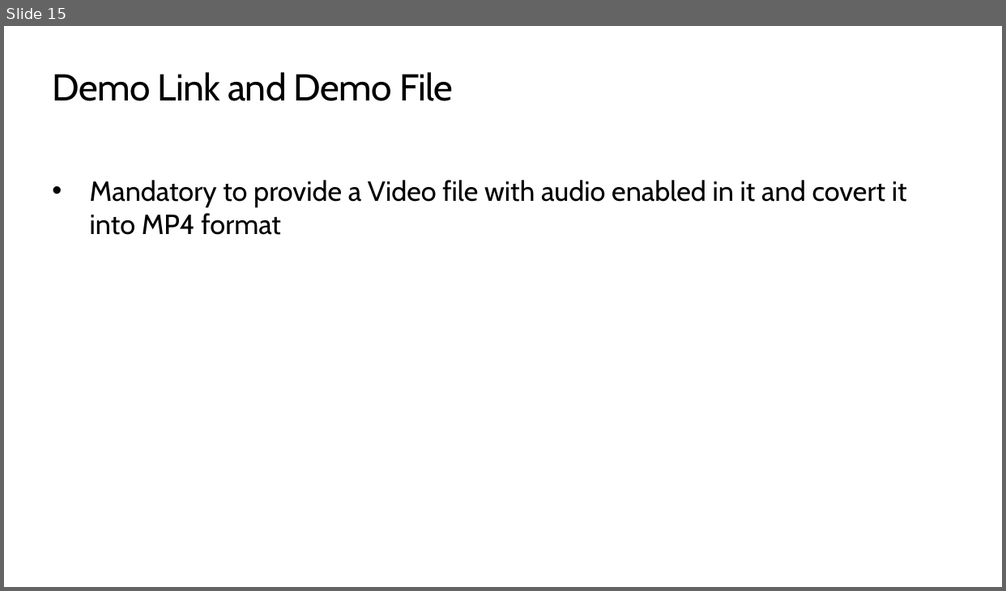
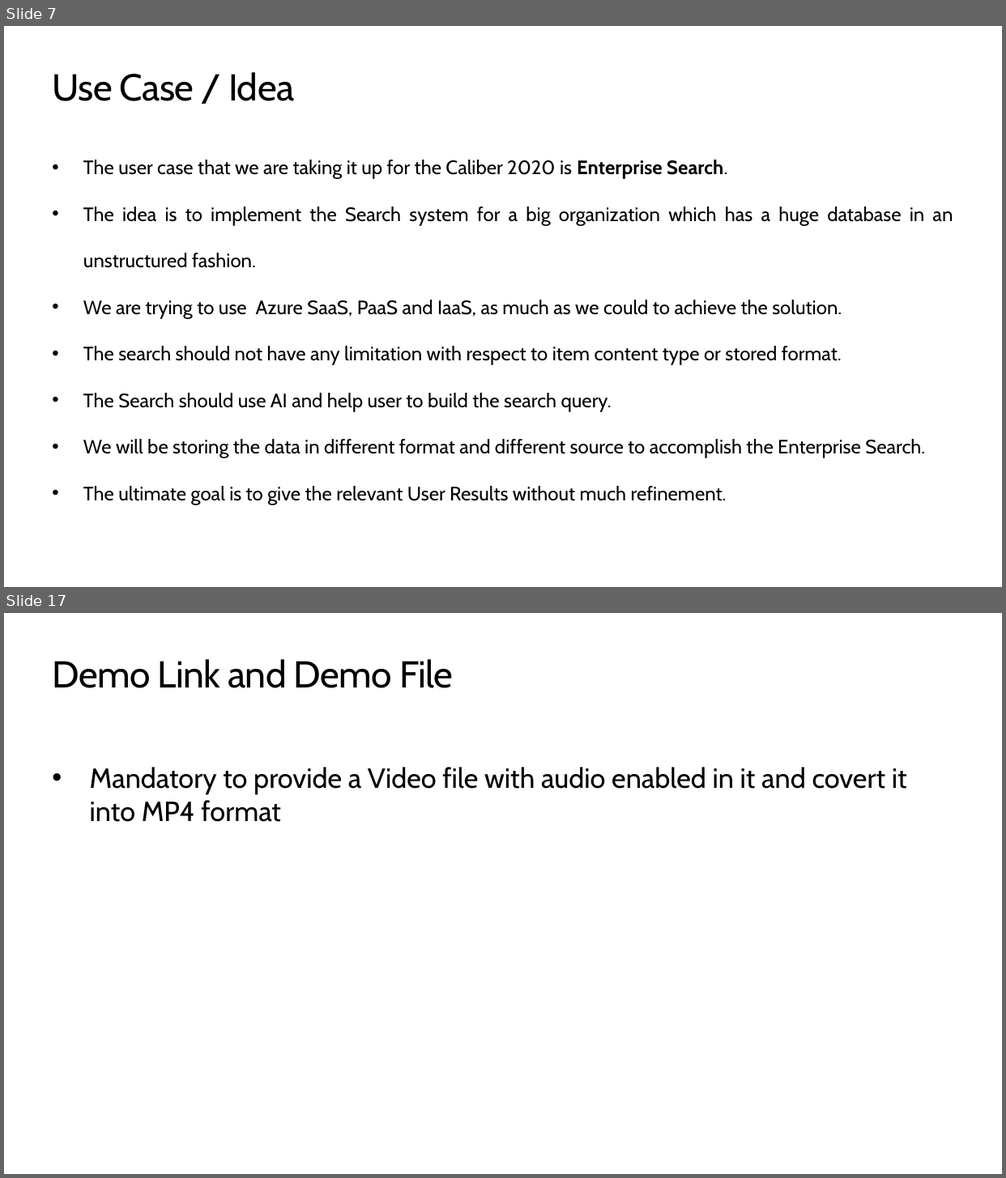
Before and after one commit to SABARISHV06/CaliberSearchService, a slide deck: Team Name_Caliber Presentation -Caliber 2020 Hack the Cloud finale presentation.pptx. Shown one above the other, each under a label of ours: slide 15 before the commit, slides 7 and 17 after it; the slides between them are not shown. The pictures are 1006x591 and 1006x1178 pixels, drawn with LibreOffice and Linux fonts; fonts in the diff are those of the drawing. Boxes give left, top, right and bottom in pixels: in the first picture for what was removed or moved away, otherwise in the second. Text is boxed around its words. In the diff, an @@ line names an element or a change of style, - is before the commit and + after.

```diff
--- a/Team Name_Caliber Presentation -Caliber 2020 Hack the Cloud finale presentation.pptx
+++ b/Team Name_Caliber Presentation -Caliber 2020 Hack the Cloud finale presentation.pptx
@@ slide 7 added at <box>4,26,1002,587</box>, background #FFFFFF @@
@@ title added at <box>52,72,294,101</box>, 27 pt, text #000000 @@
+Use Case / Idea
@@ text added at <box>83,160,953,506</box>, 14 pt, text #000000 @@
+• The user case that we are taking it up for the Caliber 2020 is Enterprise Search.
+• The idea is to implement the Search system for a big organization which has a huge database in an unstructured fashion.
+• We are trying to use Azure SaaS, PaaS and IaaS, as much as we could to achieve the solution.
+• The search should not have any limitation with respect to item content type or stored format.
+• The Search should use AI and help user to build the search query.
+• We will be storing the data in different format and different source to accomplish the Enterprise Search.
+• The ultimate goal is to give the relevant User Results without much refinement.
@@ what was slide 15 is now slide 17 @@
```
Also in this commit, not shown: 9 slides changed, 6 other slides added, 5 slides removed.
